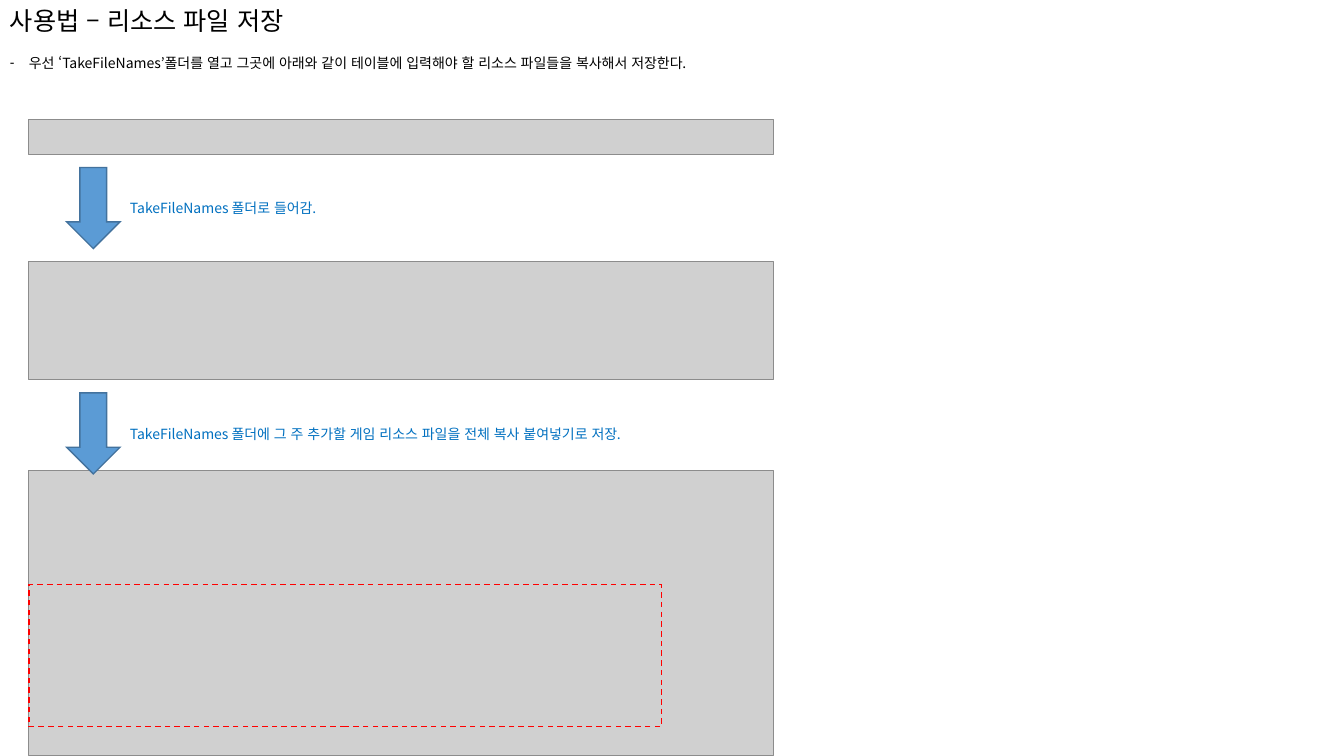
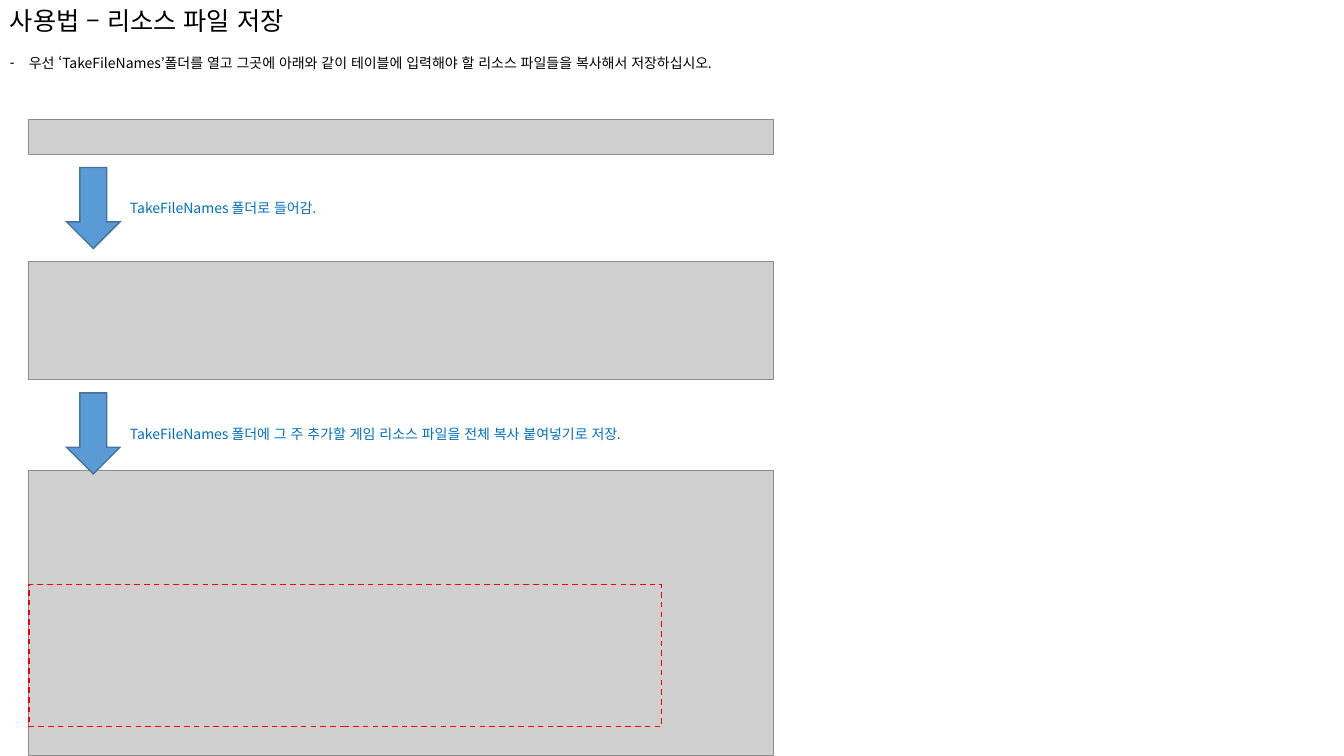
Before and after one commit to caroan/WorkList, a slide deck: slide 4 of 이력서및포트폴리오_안명선/포트폴리오/문서외포트폴리오/Java툴/파일이름가져오는툴 사용법.pptx. Drawn at 1344x756 pixels with LibreOffice and Linux fonts; fonts in the diff are those of the drawing; grey boxes stand for pictures. Boxes give left, top, right and bottom in pixels: in the first picture for what was removed or moved away, otherwise in the second. Text is boxed around its words. In the diff, an @@ line names an element or a change of style, - is before the commit and + after.

```diff
--- a/이력서및포트폴리오_안명선/포트폴리오/문서외포트폴리오/Java툴/파일이름가져오는툴 사용법.pptx
+++ b/이력서및포트폴리오_안명선/포트폴리오/문서외포트폴리오/Java툴/파일이름가져오는툴 사용법.pptx
@@ text at (x1=29, y1=56, x2=712, y2=69): text changed @@
-– 우선 ‘TakeFileNames’폴더를 열고 그곳에 아래와 같이 테이블에 입력해야 할 리소스 파일들을 복사해서 저장한다.
+– 우선 ‘TakeFileNames’폴더를 열고 그곳에 아래와 같이 테이블에 입력해야 할 리소스 파일들을 복사해서 저장하십시오.
```
Also in this commit, not shown: 5 other slides changed, 3 other files.
